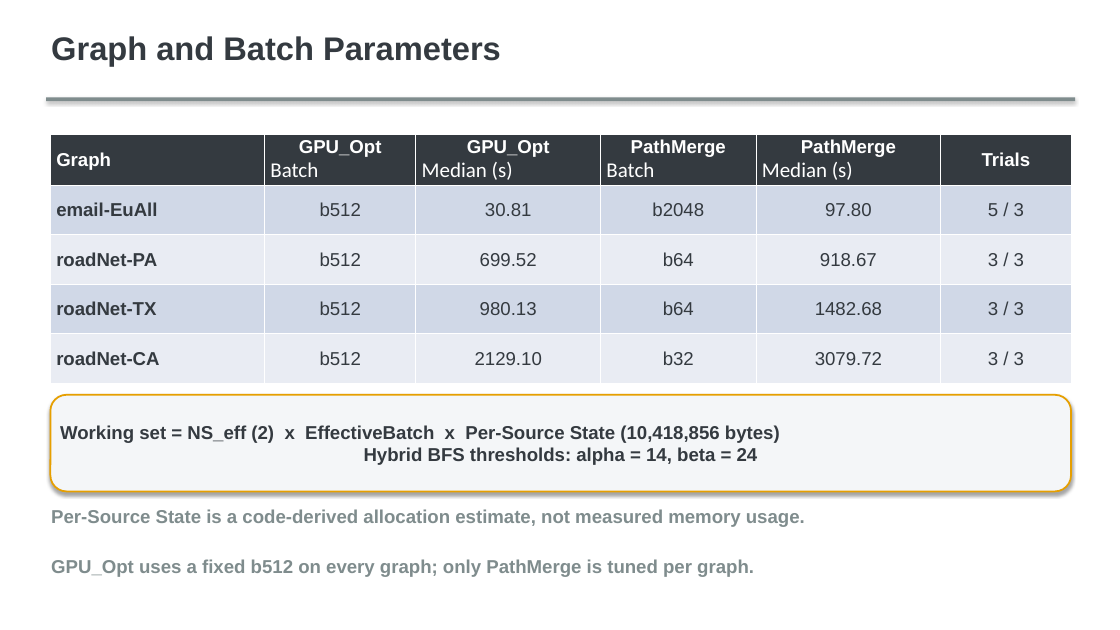
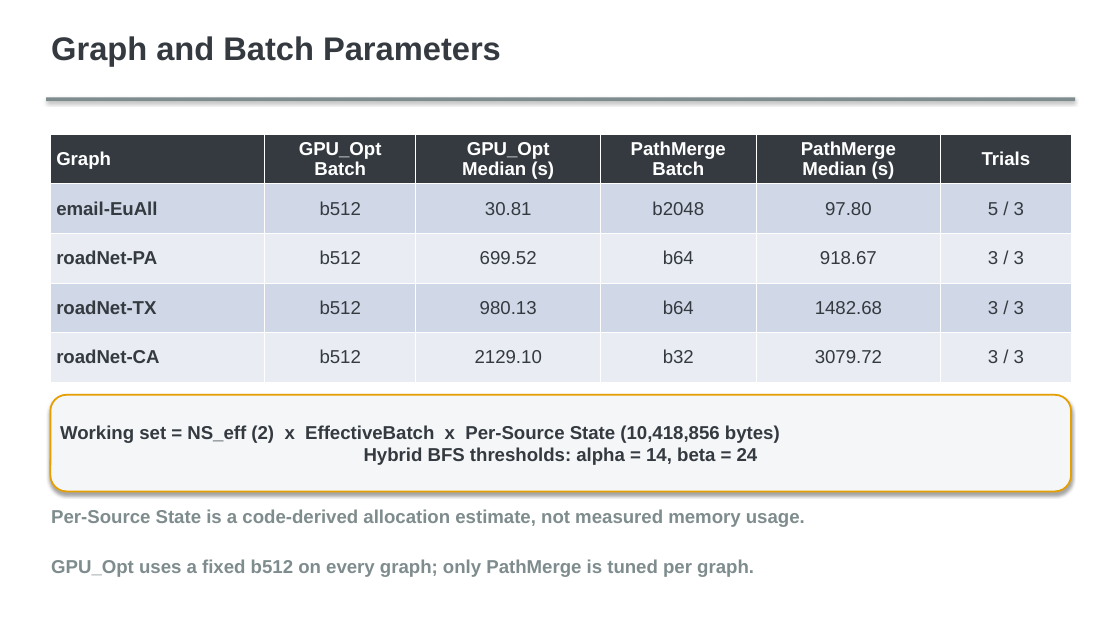
Before and after one commit to m5291091/lab, a slide deck: slide 18 of thesis_bc_project/docs/thesis/presentation/editable/master_thesis_presentation_v1.pptx (slide 17 before the commit). Drawn at 1120x630 pixels with LibreOffice and Linux fonts; fonts in the diff are those of the drawing. Boxes give left, top, right and bottom in pixels: in the first picture for what was removed or moved away, otherwise in the second. Text is boxed around its words. In the diff, an @@ line names an element or a change of style, - is before the commit and + after.

```diff
--- a/thesis_bc_project/docs/thesis/presentation/editable/master_thesis_presentation_v1.pptx
+++ b/thesis_bc_project/docs/thesis/presentation/editable/master_thesis_presentation_v1.pptx
@@ table at (50,134,1071,382) @@
@@ size 18 to 16 pt, font Calibri to Arial, bold on in "Batch", "Median (s)", "Batch", "Median (s)" @@
@@ alignment left to centre @@
```
Also in this commit, not shown: 13 other slides changed, 6 slides added, 5 slides removed, 5 other files.
